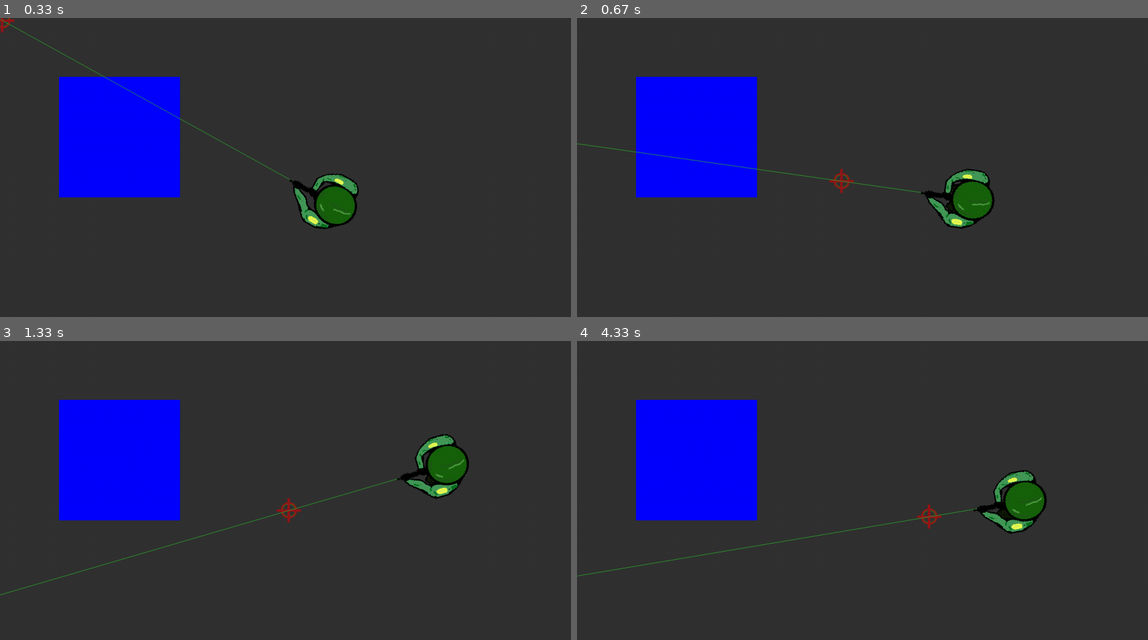
Above: before the commit, frames 1-4 (two rows, left to right).
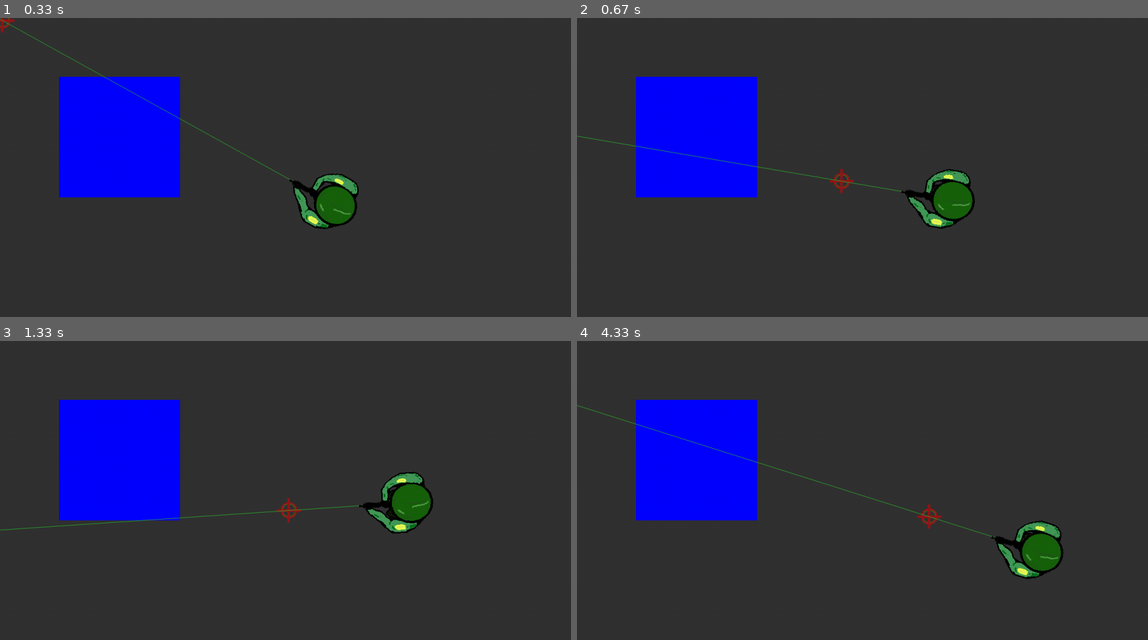
Above: after the commit, the same moments.

Repository: maxhayes/Basic-pygame-trig-test
Game: pygame game, started from MAIN.py
Same seed, same stepped clock (60 frames per second), same inputs: the game is played once before the commit and once after it.
Inputs (mouse positions are in pixels of both pictures, inside the frame that each line leads up to):
- Up to frame 1 (0.33 s): no input
- Up to frame 2 (0.67 s): hold D from 0.33 s (still down); move the mouse to (839, 179) at 0.37 s
- Up to frame 3 (1.33 s): release D at 0.8 s; hold W 0.83-1.13 s; move the mouse to (468, 481) at 0.87 s; hold D from 1.17 s (still down); move the mouse to (291, 511) at 1.2 s
- Up to frame 4 (4.33 s): release D at 1.63 s; hold A 1.67-2.2 s; move the mouse to (725, 493) at 1.7 s; hold S 2.23-2.53 s; move the mouse to (919, 556) at 2.27 s; hold A 2.57-2.97 s; move the mouse to (685, 562) at 2.6 s; hold W 3-3.37 s; move the mouse to (948, 385) at 3.03 s; hold D 3.4-4.03 s; move the mouse to (1073, 595) at 3.43 s; hold S from 4.07 s (still down); move the mouse to (931, 517) at 4.1 s

Frame 1 is identical in both runs. In frame 2, 2.2% of the frame differs, in the area x 0-74%, y 39-71%; in frame 3, 3.4%; in frame 4, 3.5%, in the area x 0-86%, y 21-80%.

Commit message:
speed tweaks

Diff:
--- a/constants.py
+++ b/constants.py
@@ -34,8 +34,8 @@
 
 # game experience constants
 
-PLAYER_SPEED = 3
-WALKING_SPEED = 12
+PLAYER_SPEED = 1.5
+WALKING_SPEED = 6
 
 
 
